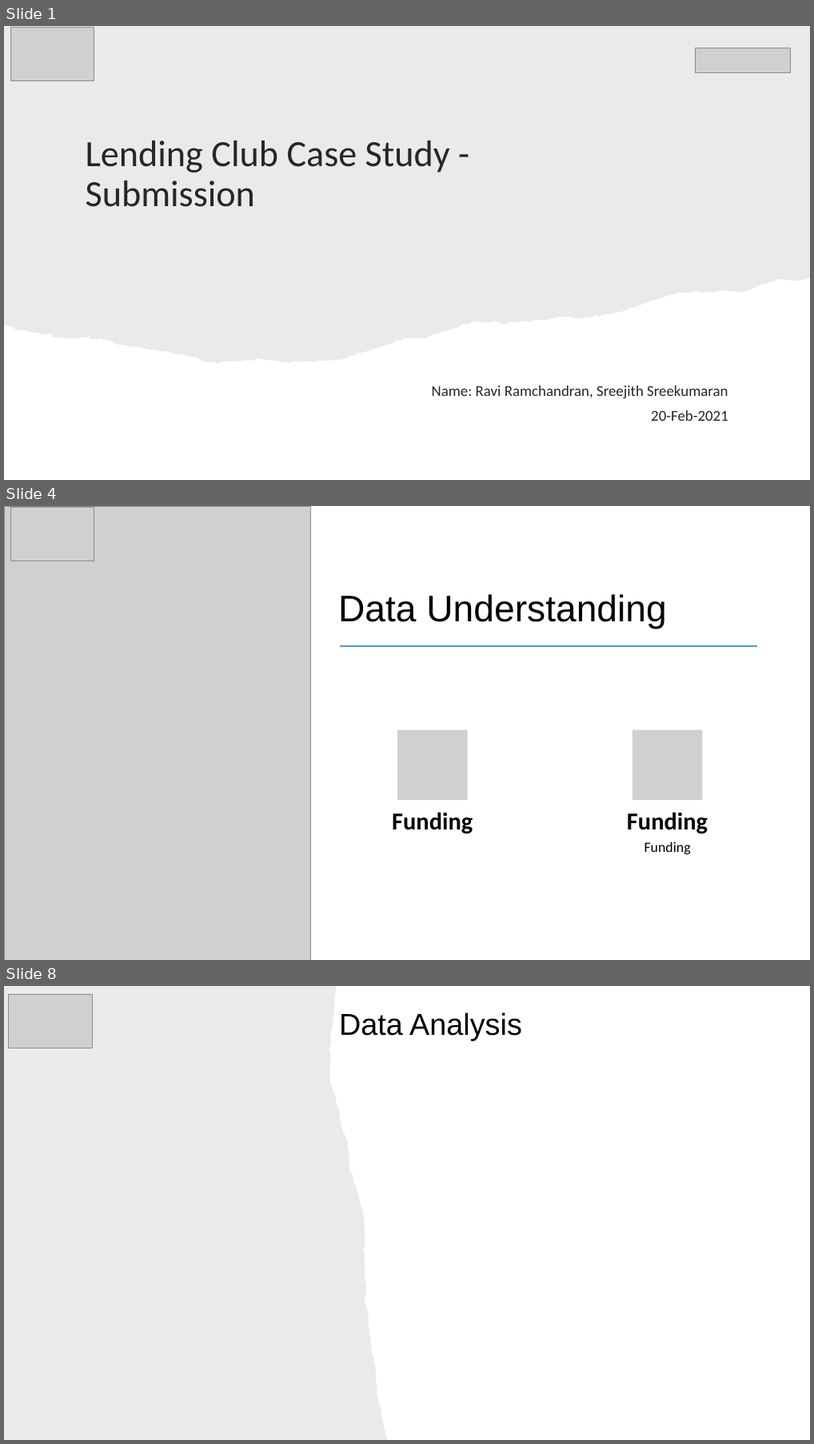
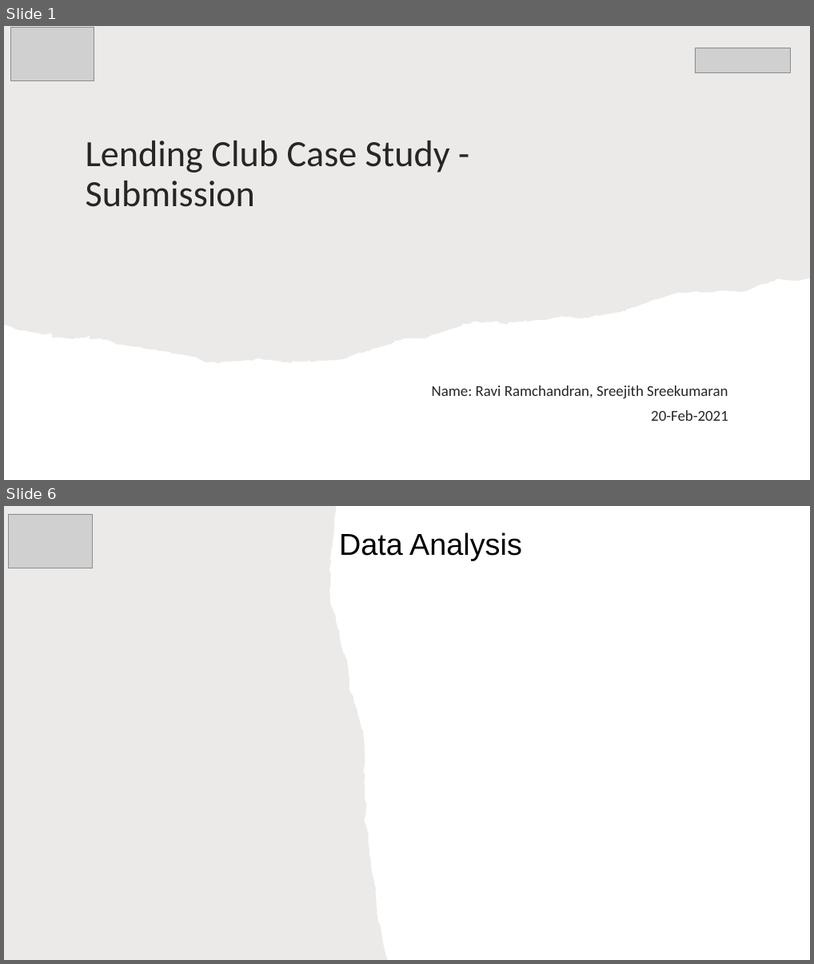
Before and after one commit to rramchan12/Lending-Club-EDA-CaseStudy, a slide deck: LendingClubCaseStudy.pptx. Shown one above the other, each under a label of ours: slides 1, 4 and 8 before the commit, slides 1 and 6 after it; the slides between them are not shown. The pictures are 814x1444 and 814x964 pixels, drawn with LibreOffice and Linux fonts; fonts in the diff are those of the drawing; grey boxes stand for pictures; background and template pictures are left out. Boxes give left, top, right and bottom in pixels: in the first picture for what was removed or moved away, otherwise in the second. Text is boxed around its words. In the diff, an @@ line names an element or a change of style, - is before the commit and + after.

```diff
--- a/LendingClubCaseStudy.pptx
+++ b/LendingClubCaseStudy.pptx
@@ slide 4 removed at bbox=[4, 506, 810, 960], background #FFFFFF @@
@@ picture removed at bbox=[4, 506, 310, 960] @@
@@ picture removed at bbox=[10, 508, 94, 561] @@
@@ title removed at bbox=[338, 594, 666, 629] @@
-Data Understanding
@@ line removed from (340, 646) to (758, 646) @@
@@ group removed at bbox=[392, 730, 708, 854]: 3 texts, 2 pictures @@
-Funding
-Funding
-Funding
@@ what was slide 8 is now slide 6 @@
```
Also in this commit, not shown: 1 slide changed, 2 slides added, 3 other slides removed, 1 other file.
